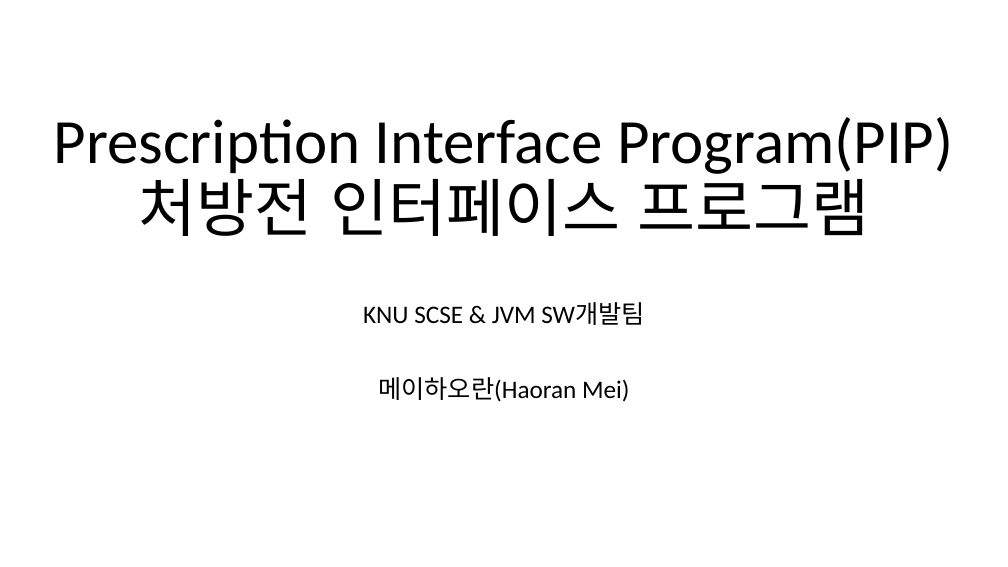
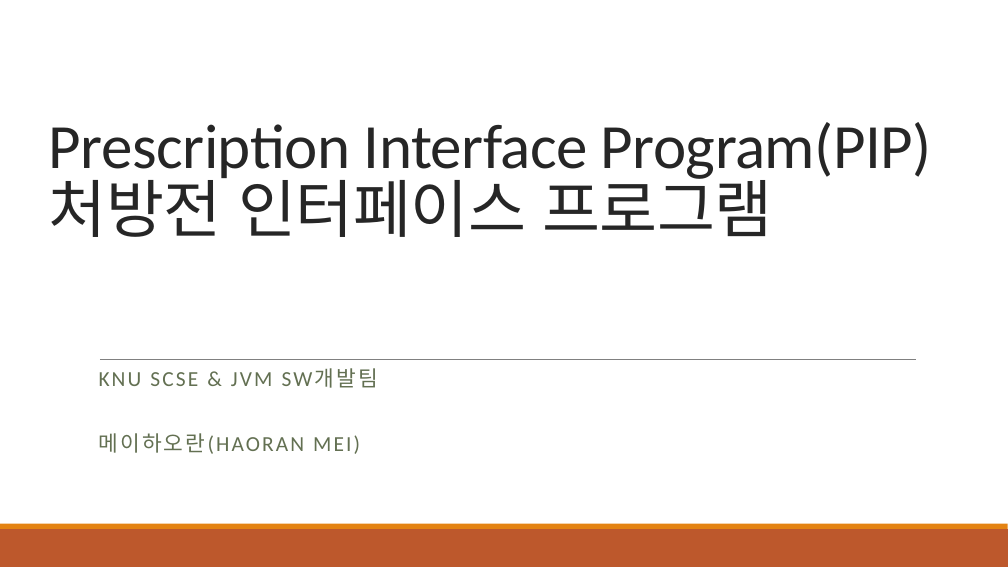
Before and after one commit to MRMRMRMayInternship/metarial, a slide deck: slide 1 of srs/Report.pptx. Drawn at 1008x567 pixels with LibreOffice and Linux fonts; fonts in the diff are those of the drawing. Boxes give left, top, right and bottom in pixels: in the first picture for what was removed or moved away, otherwise in the second. Text is boxed around its words. In the diff, an @@ line names an element or a change of style, - is before the commit and + after.

```diff
--- a/srs/Report.pptx
+++ b/srs/Report.pptx
@@ title "Prescription Interface Program(PIP) 처방전 인터페이스 ..." at bbox=[49, 122, 932, 237]: text colour #000000 to #262626, letter spacing 0 to -0.5 pt; alignment centre to left; line spacing 0.9 to 0.85 @@
@@ line added from (100, 359) to (917, 359), #808080 0.5 pt @@
@@ subtitle "KNU SCSE & JVM SW개발팀": place and size @@
-subtitle "KNU SCSE & JVM SW개발팀" at bbox=[363, 302, 644, 402]
+subtitle "KNU SCSE & JVM SW개발팀" at bbox=[99, 372, 305, 454]
@@ subtitle at bbox=[99, 372, 272, 386]: size 24 to 20.4 pt, text colour #000000 to #637052, letter spacing 0 to 2 pt in "KNU SCSE & JVM SW개발팀"; alignment centre to left; line spacing 0.9 to 0.7; more space between paragraphs @@
@@ subtitle at bbox=[99, 433, 305, 454]: text changed; size 24 to 20.4 pt; text colour #000000 to #637052 @@
-메이하오란(Haoran Mei)
+메이하오란(HAORAN MEI)
@@ rectangle added at bbox=[0, 529, 1008, 567], fill #BD582C @@
@@ rectangle added at bbox=[0, 524, 1008, 529], fill #E48312 @@
```
Also in this commit, not shown: 15 other slides changed, 3 slides added, 2 slides removed, 6 other files.
